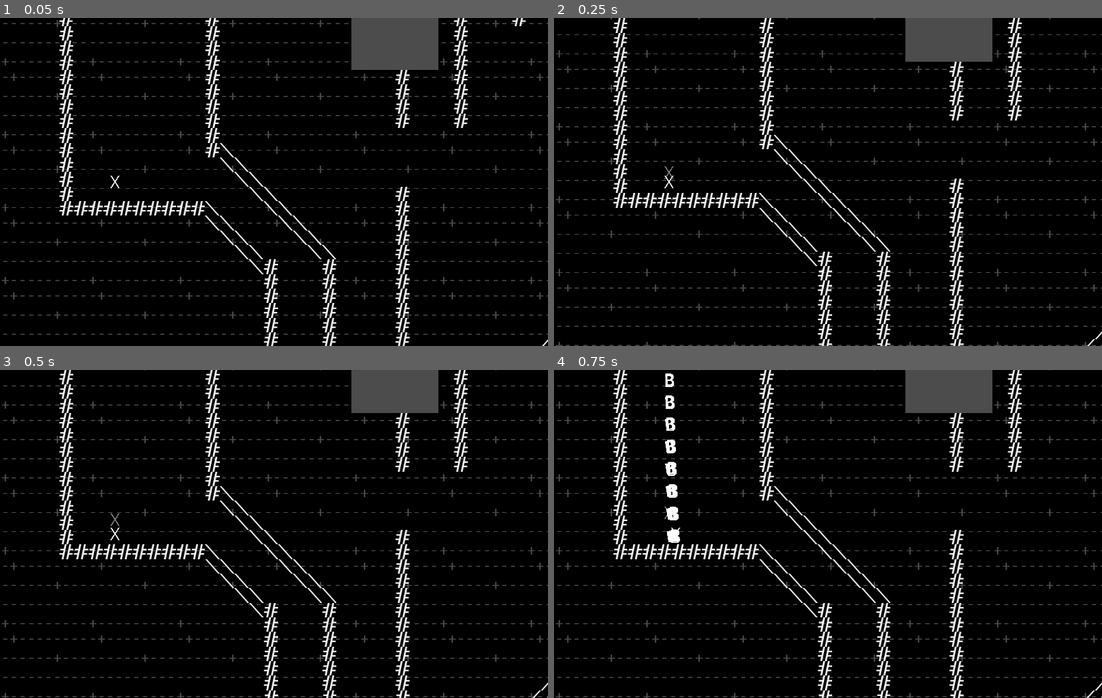
Above: before the commit, frames 1-4 (two rows, left to right).
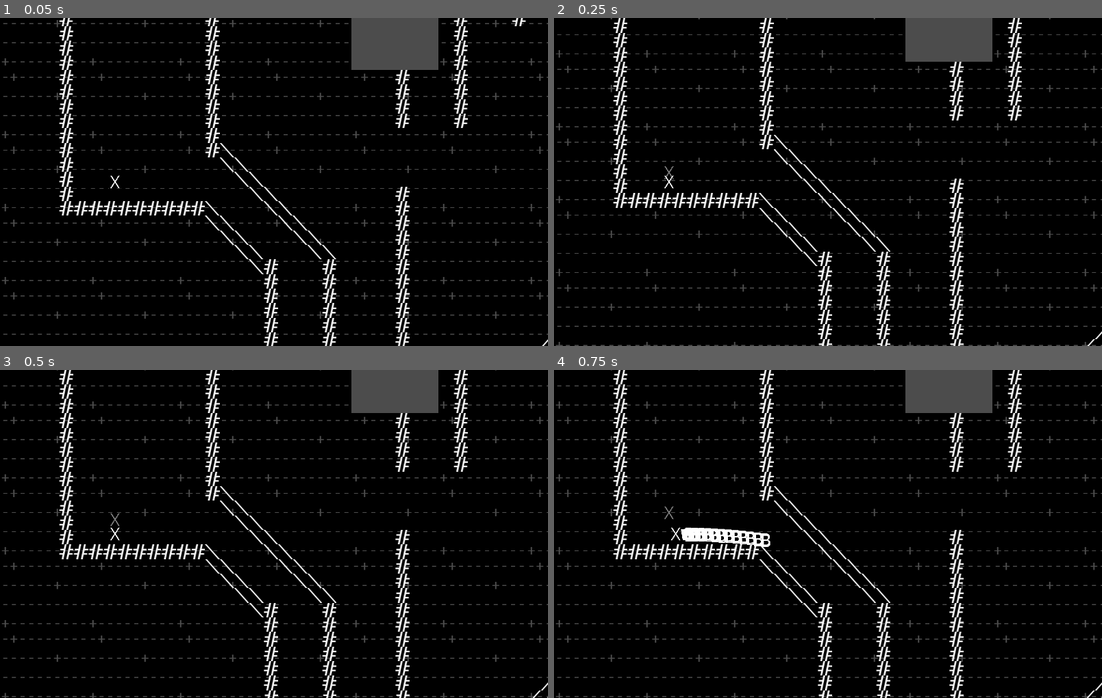
Above: after the commit, the same moments.

Repository: INeedAUniqueUsername/CaveX
Game: Godot game, scene res://stage.tscn
Two runs of this game, one before a commit and one after it. Both use one fixed random seed, a clock stepped at 60 frames per second and the inputs below.
Inputs:
- Up to frame 1 (0.05 s): no input
- Up to frame 2 (0.25 s): no input
- Up to frame 3 (0.5 s): no input
- Up to frame 4 (0.75 s): hold Right (ui_right) from 0.53 s (still down); hold Space (shoot) from 0.53 s (still down)

Frames 1-3 are identical in both runs. In frame 4, 1.1% of the frame differs, in the area x 20-40%, y 1-54%.

Commit message:
Bullet now is controlled by arrow keys

Diff:
--- a/player.gd
+++ b/player.gd
@@ -109,8 +109,8 @@
 	# compensates for physics imprecision, as well as human reaction delay.
 	if shooting:
 		var bullet_middle = bullet.instance()
-		bullet_middle.position = position + $bullet_shoot.position * Vector2(0, 1.0)
-		bullet_middle.linear_velocity = Vector2(0, -3000)
+		bullet_middle.position = position + $bullet_shoot.position * Vector2(-1.0 if move_left else 1.0 if move_right else 0.0, 1.0 if boost_down else -1.0 if boost_up else 0.0)
+		bullet_middle.linear_velocity = Vector2(-1000 if move_left else 1000 if move_right else 0, 3000 if boost_down else -3000 if boost_up else 0)
 		add_collision_exception_with(bullet_middle)
 		get_parent().call_deferred("add_child", bullet_middle)
 		#$sprite/smoke.restart()
